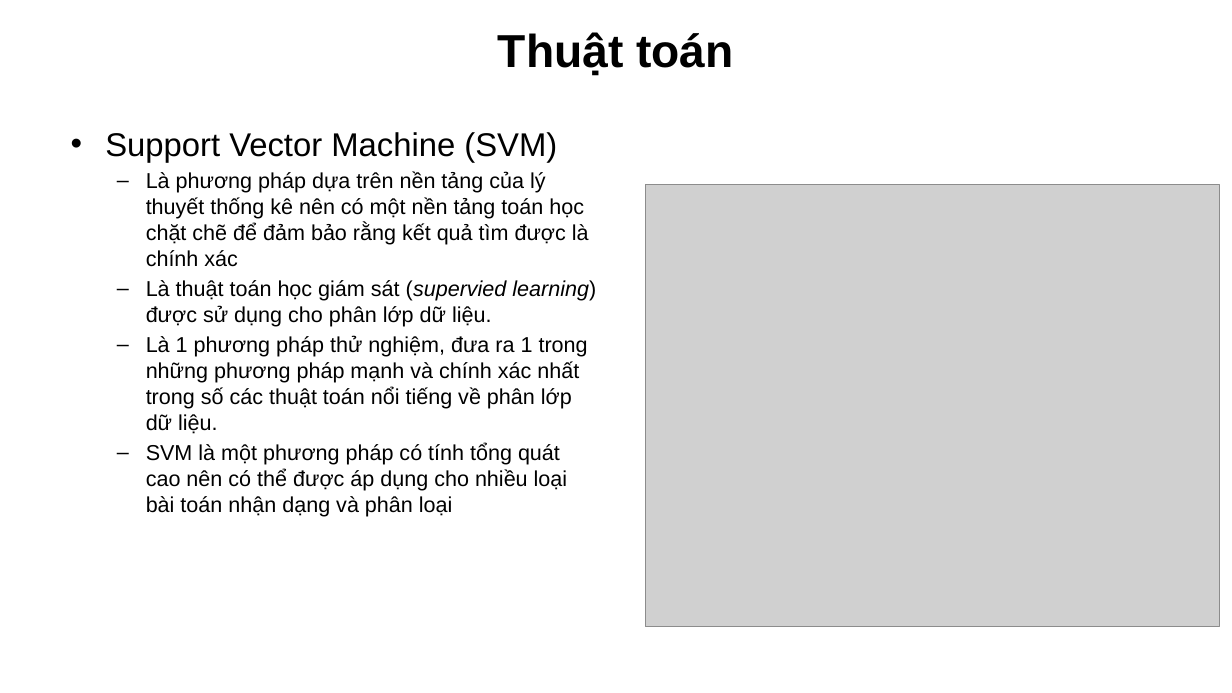
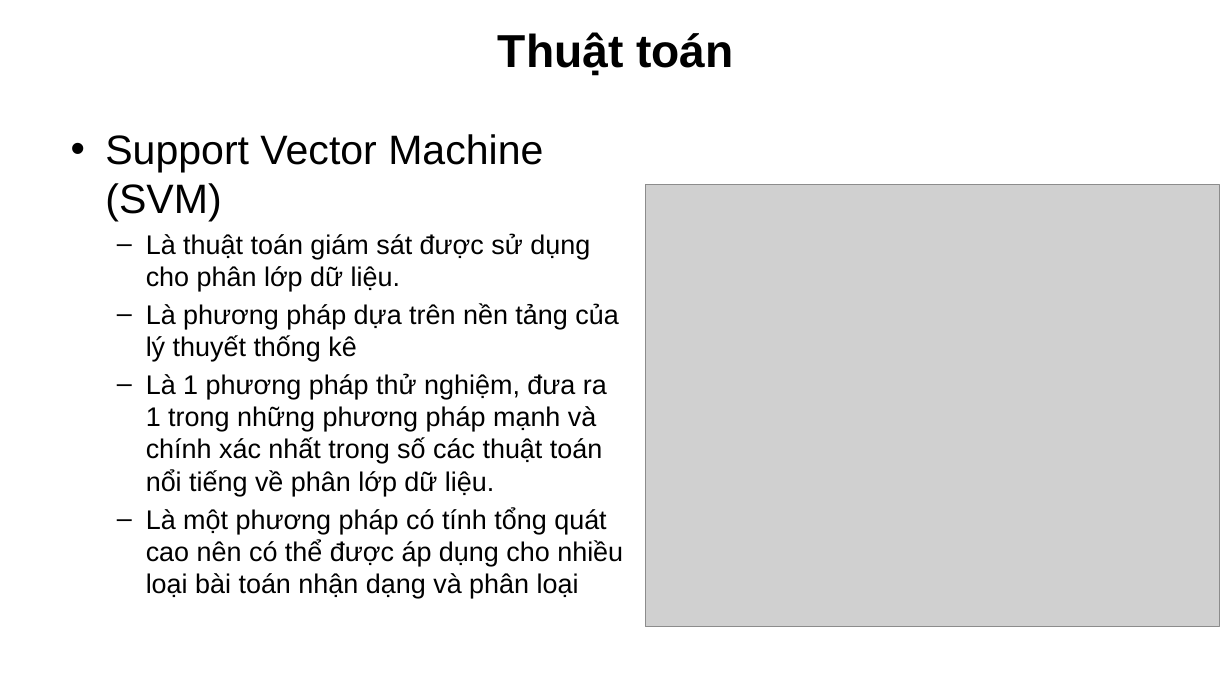
Before and after one commit to devalone2412/TLCN_DA3_MLearning, a slide deck: slide 11 of Machine Learning.pptx (slide 12 before the commit). Drawn at 1232x693 pixels with LibreOffice and Linux fonts; fonts in the diff are those of the drawing; grey boxes stand for pictures; background and template pictures are left out. Boxes give left, top, right and bottom in pixels: in the first picture for what was removed or moved away, otherwise in the second. Text is boxed around its words. In the diff, an @@ line names an element or a change of style, - is before the commit and + after.

```diff
--- a/Machine Learning.pptx
+++ b/Machine Learning.pptx
@@ text at box(105, 134, 607, 496): size 25.6 to 32 pt in "Support Vector Machine (SVM)"; size 16.8 to 21 pt in "Là 1 phương pháp thử nghiệm, đưa ..."; more space between paragraphs @@
@@ text at box(146, 233, 618, 361): text changed; size 16.8 to 21 pt @@
-  – Là phương pháp dựa trên nền tảng của lý thuyết thống kê nên có một nền tảng toán học chặt chẽ để đảm bảo rằng kết quả tìm được là chính xác
-  – Là thuật toán học giám sát (supervied learning) được sử dụng cho phân lớp dữ liệu.
+  – Là thuật toán giám sát được sử dụng cho phân lớp dữ liệu.
+  – Là phương pháp dựa trên nền tảng của lý thuyết thống kê
@@ text at box(146, 508, 623, 598): text changed; size 16.8 to 21 pt @@
-  – SVM là một phương pháp có tính tổng quát cao nên có thể được áp dụng cho nhiều loại bài toán nhận dạng và phân loại
+  – Là một phương pháp có tính tổng quát cao nên có thể được áp dụng cho nhiều loại bài toán nhận dạng và phân loại
```
Also in this commit, not shown: 13 other slides changed, 1 slide added, 3 slides removed.
